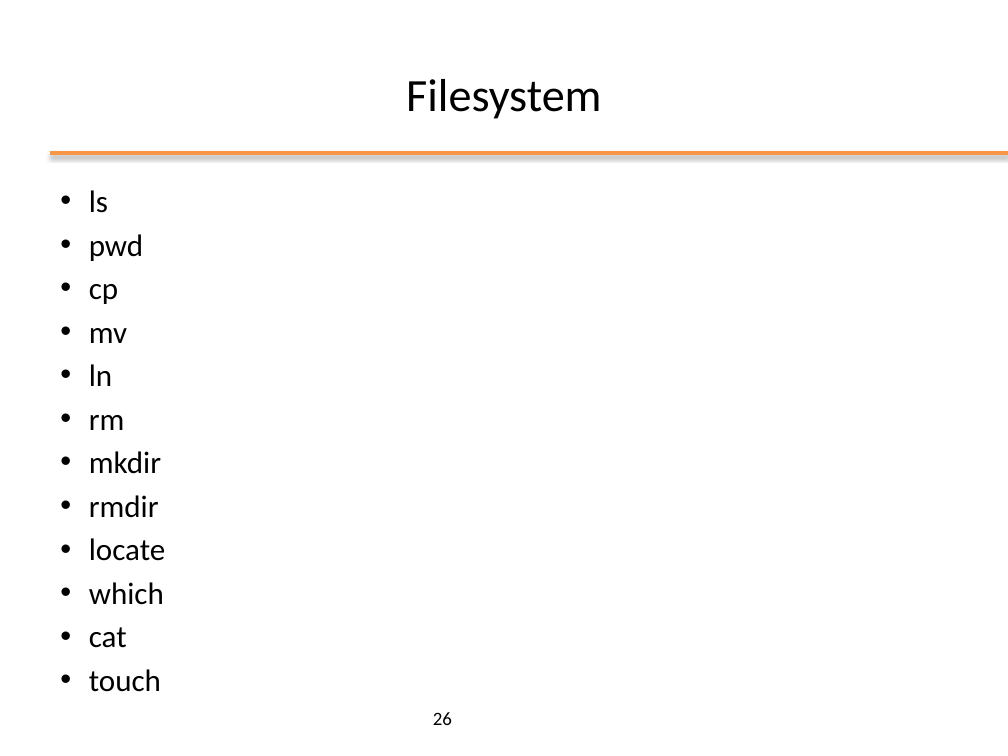
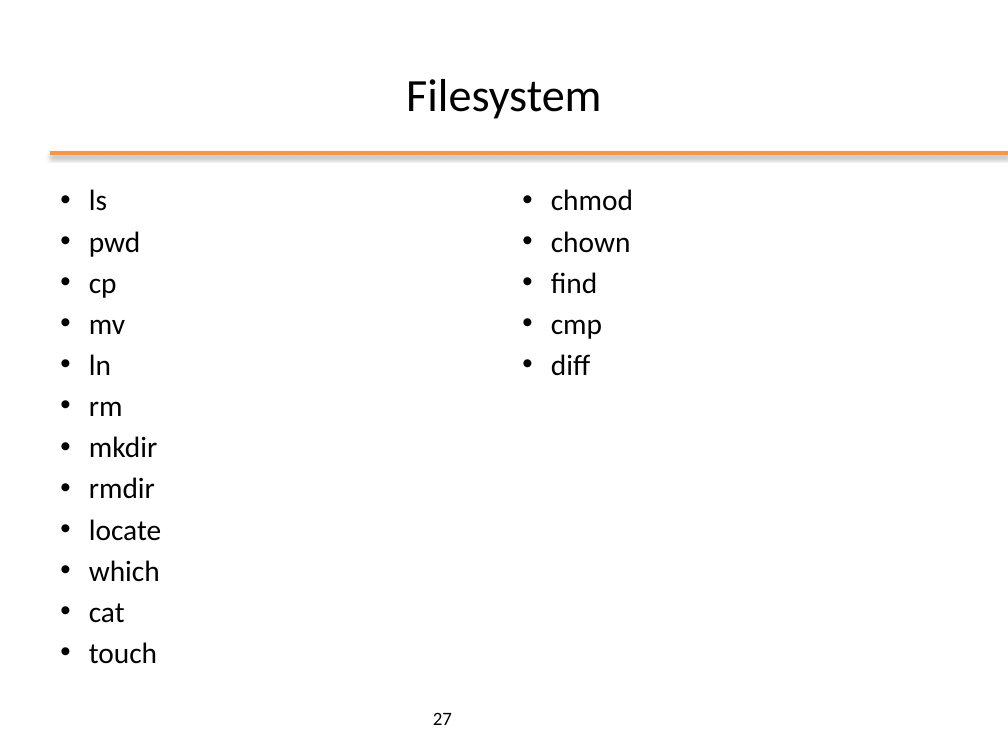
Before and after one commit to nbicocchi/operatingsystemsbsc, a slide deck: slide 27 of slides/ppt/03_Bash Scripting.pptx (slide 26 before the commit). Drawn at 1008x756 pixels with LibreOffice and Linux fonts; fonts in the diff are those of the drawing; background and template pictures are left out. Boxes give left, top, right and bottom in pixels: in the first picture for what was removed or moved away, otherwise in the second. Text is boxed around its words. In the diff, an @@ line names an element or a change of style, - is before the commit and + after.

```diff
--- a/slides/ppt/03_Bash Scripting.pptx
+++ b/slides/ppt/03_Bash Scripting.pptx
@@ text "ls" at box(89, 189, 161, 664): size 22.2 to 21 pt @@
@@ text added at box(551, 189, 633, 375), 21 pt, text #000000 @@
+• chmod
+• chown
+• find
+• cmp
+• diff
@@ page number at box(433, 712, 452, 725): text changed @@
-26
+27
```
Also in this commit, not shown: 2 other slides changed, 1 slide added, 1 slide removed, 2 other files.
